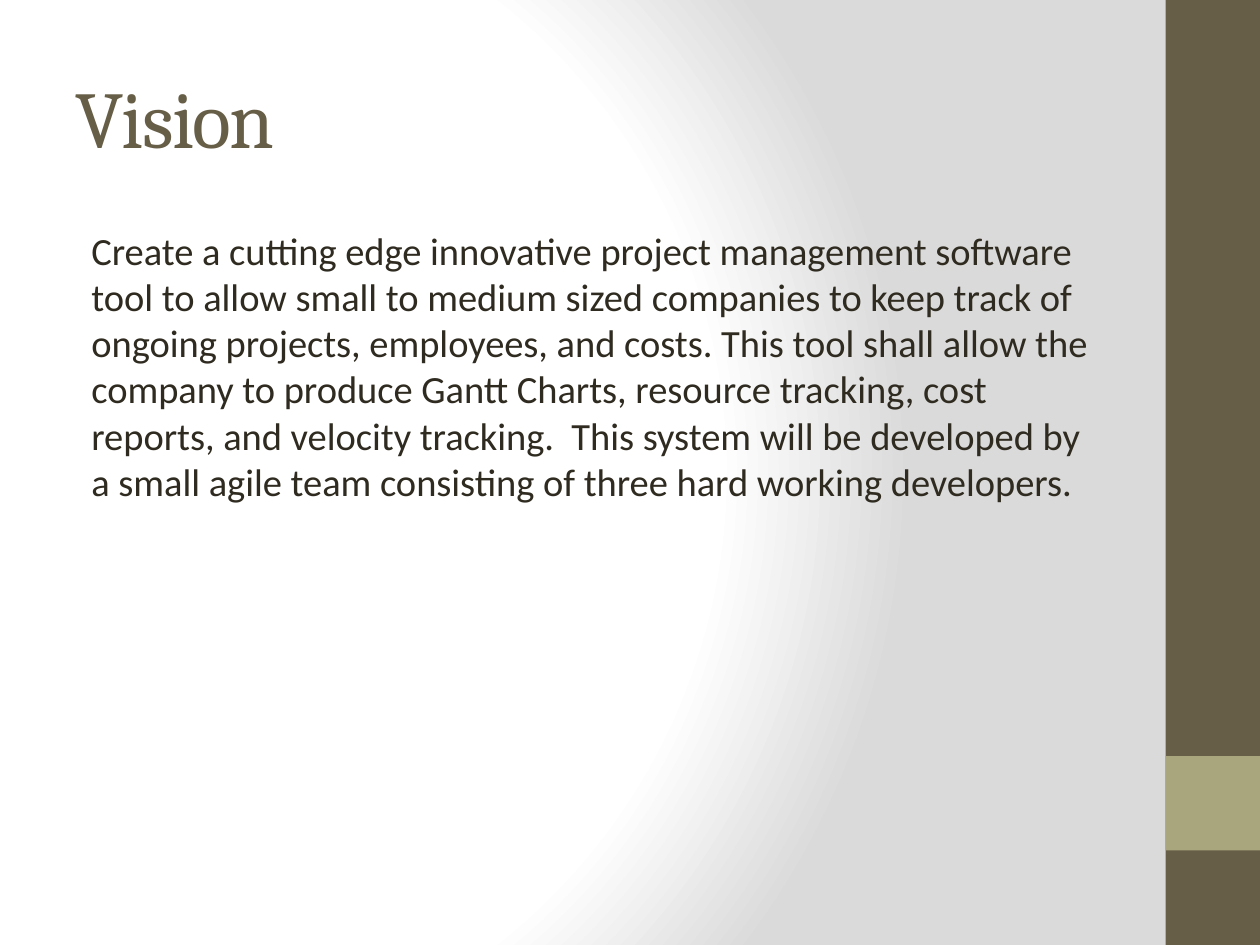
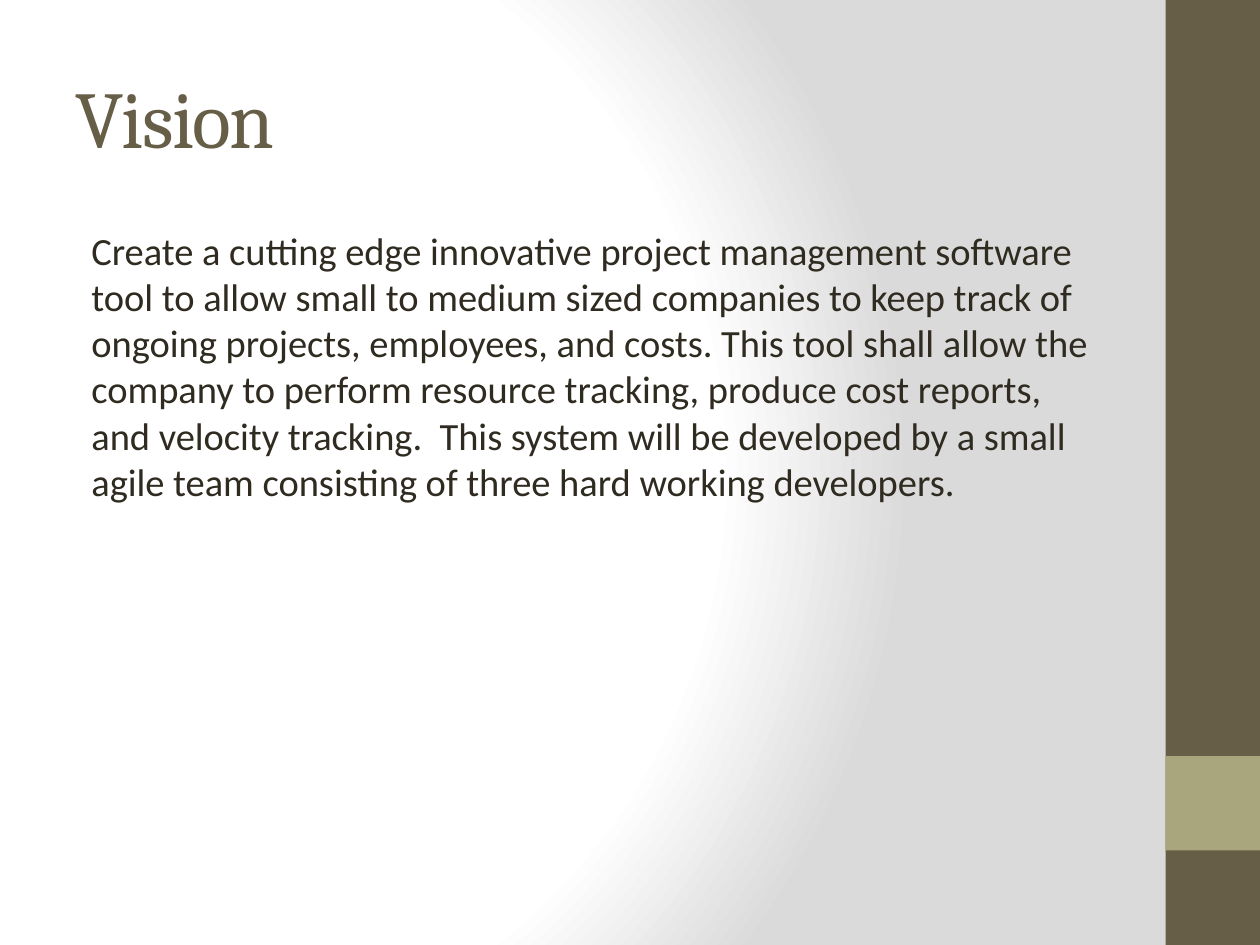
Before and after one commit to DanLain/ProjectManagement, a slide deck: slide 2 of Presentation/Team 3 presentation 1.pptx. Drawn at 1260x945 pixels with LibreOffice and Linux fonts; fonts in the diff are those of the drawing. Boxes give left, top, right and bottom in pixels: in the first picture for what was removed or moved away, otherwise in the second. Text is boxed around its words. In the diff, an @@ line names an element or a change of style, - is before the commit and + after.

Commit message:
Update to PP by Gary
removed stuff about gantt chart and added a new slide

```diff
--- a/Presentation/Team 3 presentation 1.pptx
+++ b/Presentation/Team 3 presentation 1.pptx
@@ text at (91,238,1087,503): text changed @@
-Create a cutting edge innovative project management software tool to allow small to medium sized companies to keep track of ongoing projects, employees, and costs. This tool shall allow the company to produce Gantt Charts, resource tracking, cost reports, and velocity tracking. This system will be developed by a small agile team consisting of three hard working developers.
+Create a cutting edge innovative project management software tool to allow small to medium sized companies to keep track of ongoing projects, employees, and costs. This tool shall allow the company to perform resource tracking, produce cost reports, and velocity tracking. This system will be developed by a small agile team consisting of three hard working developers.
```
Also in this commit, not shown: 2 other slides changed, 1 slide added, 1 slide removed.
